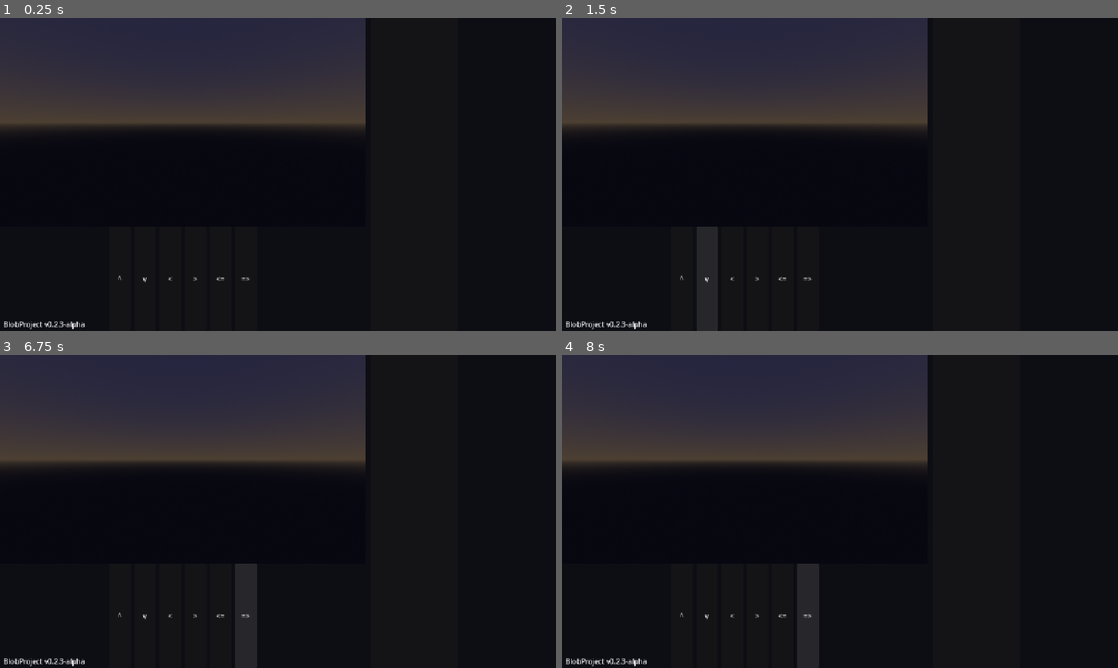
Above: before the commit, frames 1-4 (two rows, left to right).
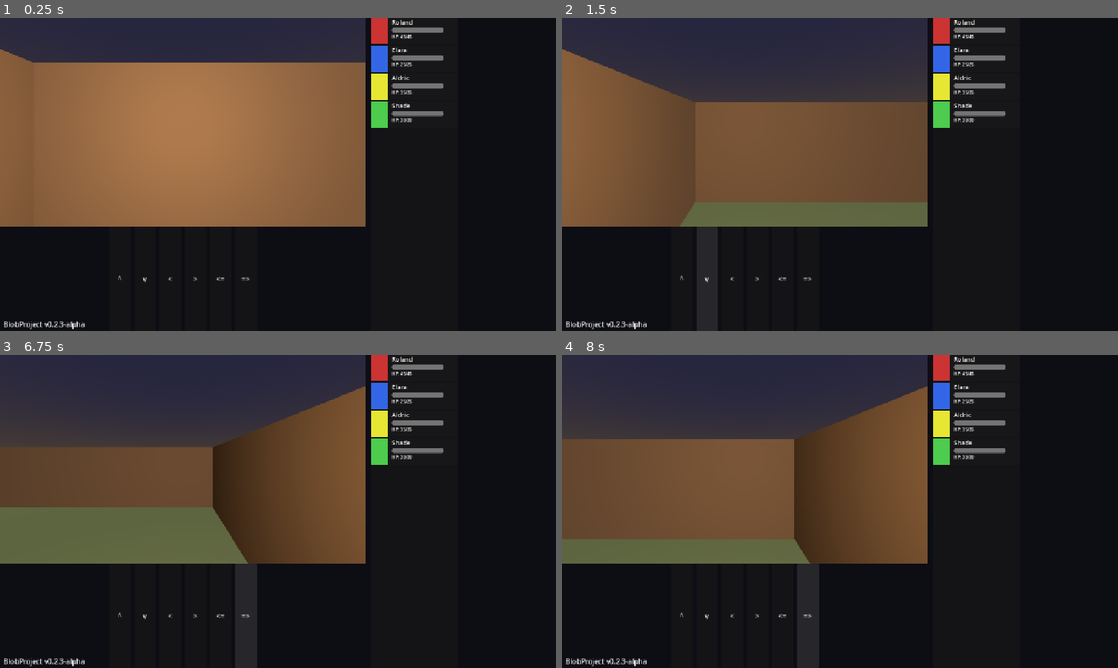
Above: after the commit, the same moments.

Repository: drax-xard/BlobProject
Game: Godot game, scene res://scenes/main.tscn
Two runs of this game, one before a commit and one after it. Both use one fixed random seed, a clock stepped at 60 frames per second and the inputs below.
Inputs:
- Up to frame 1 (0.25 s): no input
- Up to frame 2 (1.5 s): click "^" at 0.5 s; click "v" at 1.25 s
- Up to frame 3 (6.75 s): click "<" at 2 s; click ">" at 2.75 s; click "<=" at 3.5 s; click "=>" at 4.25 s; tap Enter at 5, 6.5 s; hold D (strafe_right) 5.03-5.78 s; tap Space at 5.75 s; hold S (move_backward) 5.78-6.53 s; hold D (strafe_right) from 6.53 s (still down)
- Up to frame 4 (8 s): tap Space at 7.25 s; release D (strafe_right) at 7.28 s; hold W (move_forward) from 7.28 s (still down)

The runs differ from the first frame. In frame 1, 37% of the frame differs, in the area x 0-80%, y 0-67%; in frame 2, 30%; in frame 3, 28%; in frame 4, 30%.
Error before the commit: Parse Error: Invalid argument for "data_issue()" function: argument 4 should be "String" but is "int". (res://scripts/data/data_registry.gd:92)

Commit message:
fix: typeof() returns int, wrap with type_string() for data_issue()

Diff:
--- a/scripts/data/data_registry.gd
+++ b/scripts/data/data_registry.gd
@@ -89,7 +89,7 @@
 		if not stats.has(key):
 			DebugLog.data_issue(id, "base_stats.%s" % key, "int", "missing")
 		elif not stats[key] is int and not stats[key] is float:
-			DebugLog.data_issue(id, "base_stats.%s" % key, "int", typeof(stats[key]))
+			DebugLog.data_issue(id, "base_stats.%s" % key, "int", type_string(typeof(stats[key])))
 
 func _validate_equipment_record(record: Dictionary, id: String) -> void:
 	if not record.has("slot"):
@@ -116,7 +116,7 @@
 	for i in range(floors.size()):
 		var fd: Variant = floors[i]
 		if not fd is Dictionary:
-			DebugLog.data_issue(id, "floor_data[%d]" % i, "Dictionary", typeof(fd))
+			DebugLog.data_issue(id, "floor_data[%d]" % i, "Dictionary", type_string(typeof(fd)))
 			continue
 		for key in ["width", "height", "encounter_rate"]:
 			if not fd.has(key):
--- a/scripts/world/grid_world.gd
+++ b/scripts/world/grid_world.gd
@@ -38,7 +38,7 @@
 		return
 	var floor_data: Variant = dungeon_record.get("floor_data")
 	if not floor_data is Array:
-		DebugLog.data_issue(dungeon_id, "floor_data", "Array", typeof(floor_data))
+		DebugLog.data_issue(dungeon_id, "floor_data", "Array", type_string(typeof(floor_data)))
 		_build_default_grid()
 		return
 	if floor < 1 or floor > floor_data.size():
@@ -47,7 +47,7 @@
 		return
 	var fd: Variant = floor_data[floor - 1]
 	if not fd is Dictionary:
-		DebugLog.data_issue(dungeon_id, "floor_data[%d]" % (floor - 1), "Dictionary", typeof(fd))
+		DebugLog.data_issue(dungeon_id, "floor_data[%d]" % (floor - 1), "Dictionary", type_string(typeof(fd)))
 		_build_default_grid()
 		return
 	var w: Variant = fd.get("width")
